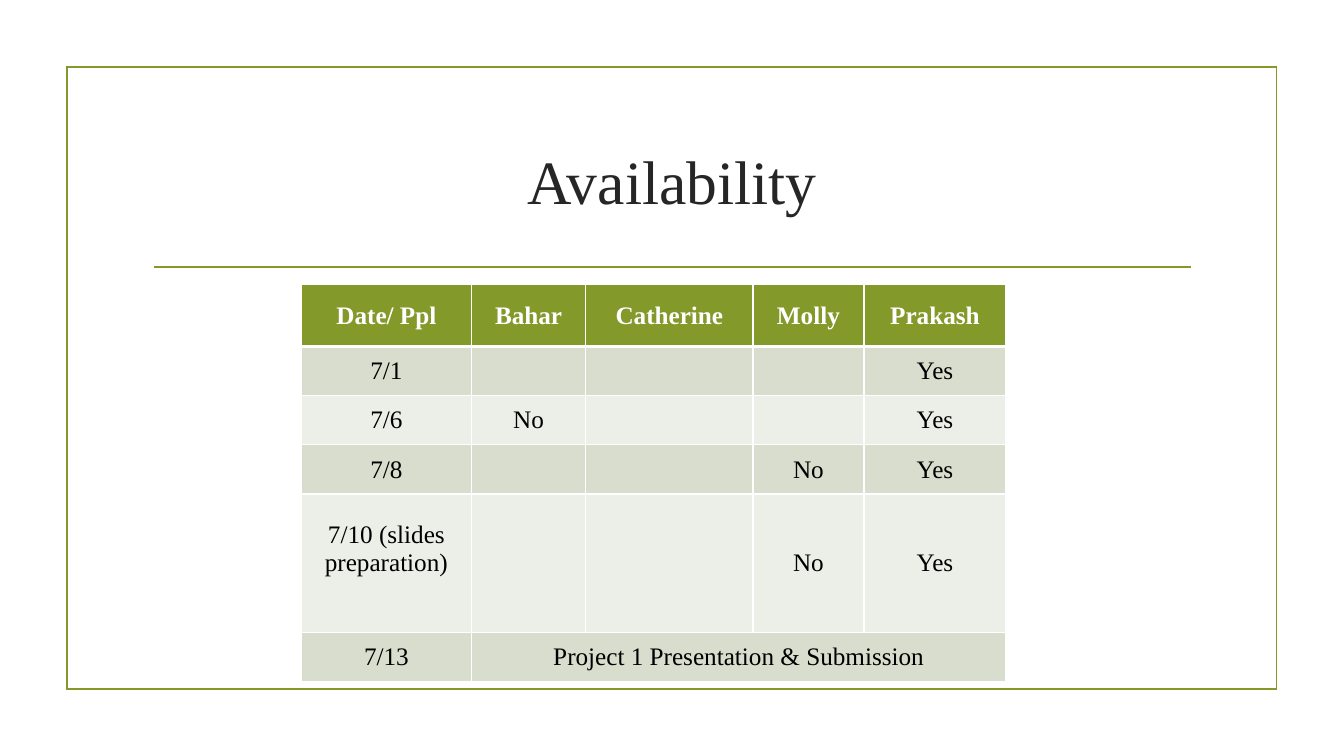
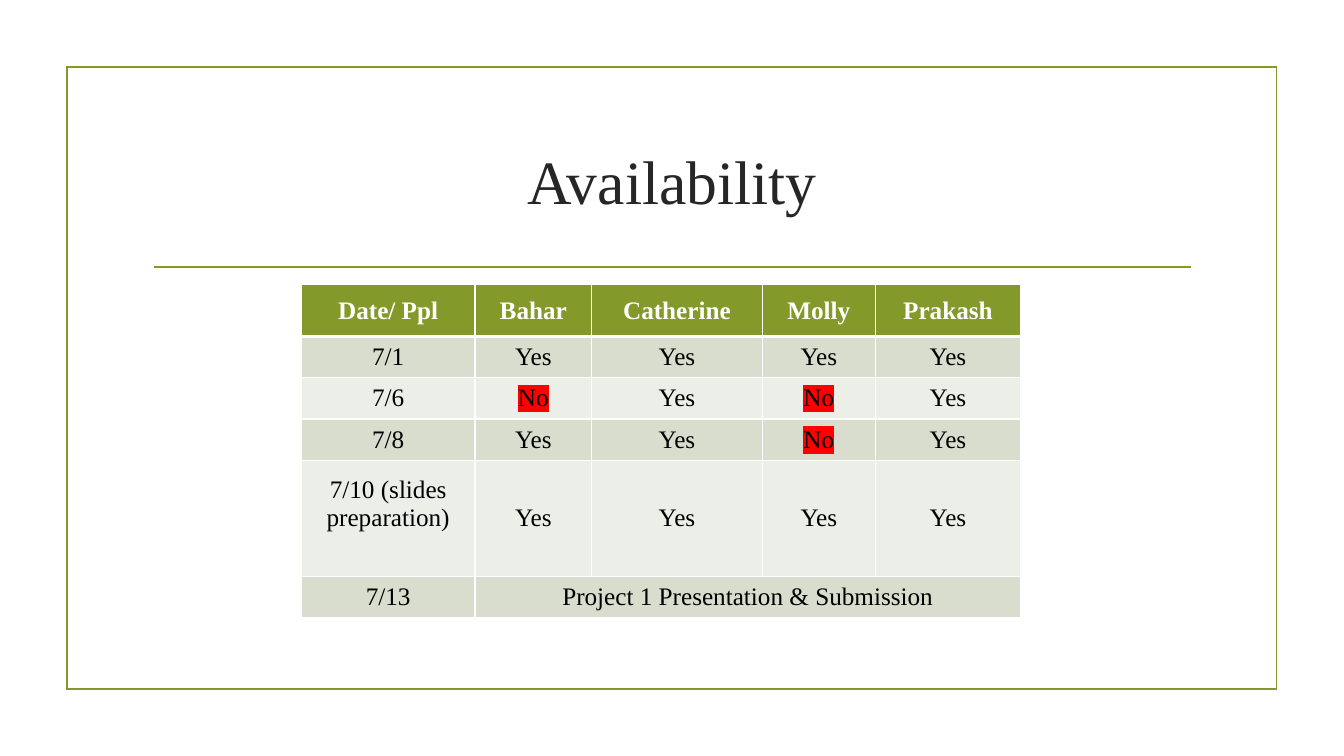
Before and after one commit to prakashbalasubramaniam/The_Incredible_Quad, a slide deck: slide 8 of Working_Presentation.pptx (slide 7 before the commit). Drawn at 1344x756 pixels with LibreOffice and Linux fonts; fonts in the diff are those of the drawing; background and template pictures are left out. Boxes give left, top, right and bottom in pixels: in the first picture for what was removed or moved away, otherwise in the second. Text is boxed around its words. In the diff, an @@ line names an element or a change of style, - is before the commit and + after.

```diff
--- a/Working_Presentation.pptx
+++ b/Working_Presentation.pptx
@@ table at [301,285,1020,618] @@
-row 2: 7/1 |  |  |  | Yes
+row 2: 7/1 | Yes | Yes | Yes | Yes
-row 3, column 3: 
+row 3, column 3: Yes
-row 3, column 4: 
+row 3, column 4: No
-row 4, column 2: 
+row 4, column 2: Yes
-row 4, column 3: 
+row 4, column 3: Yes
-row 5: 7/10 (slides preparation) |  |  | No | Yes
+row 5: 7/10 (slides preparation) | Yes | Yes | Yes | Yes
@@ highlight none to #FF0000 in "No", "No" @@
@@ table: place and size @@
-table at [301,285,1007,682]
+table at [301,285,1020,618]
```
Also in this commit, not shown: 4 other slides changed, 5 slides added, 1 slide removed, 4 other files.
